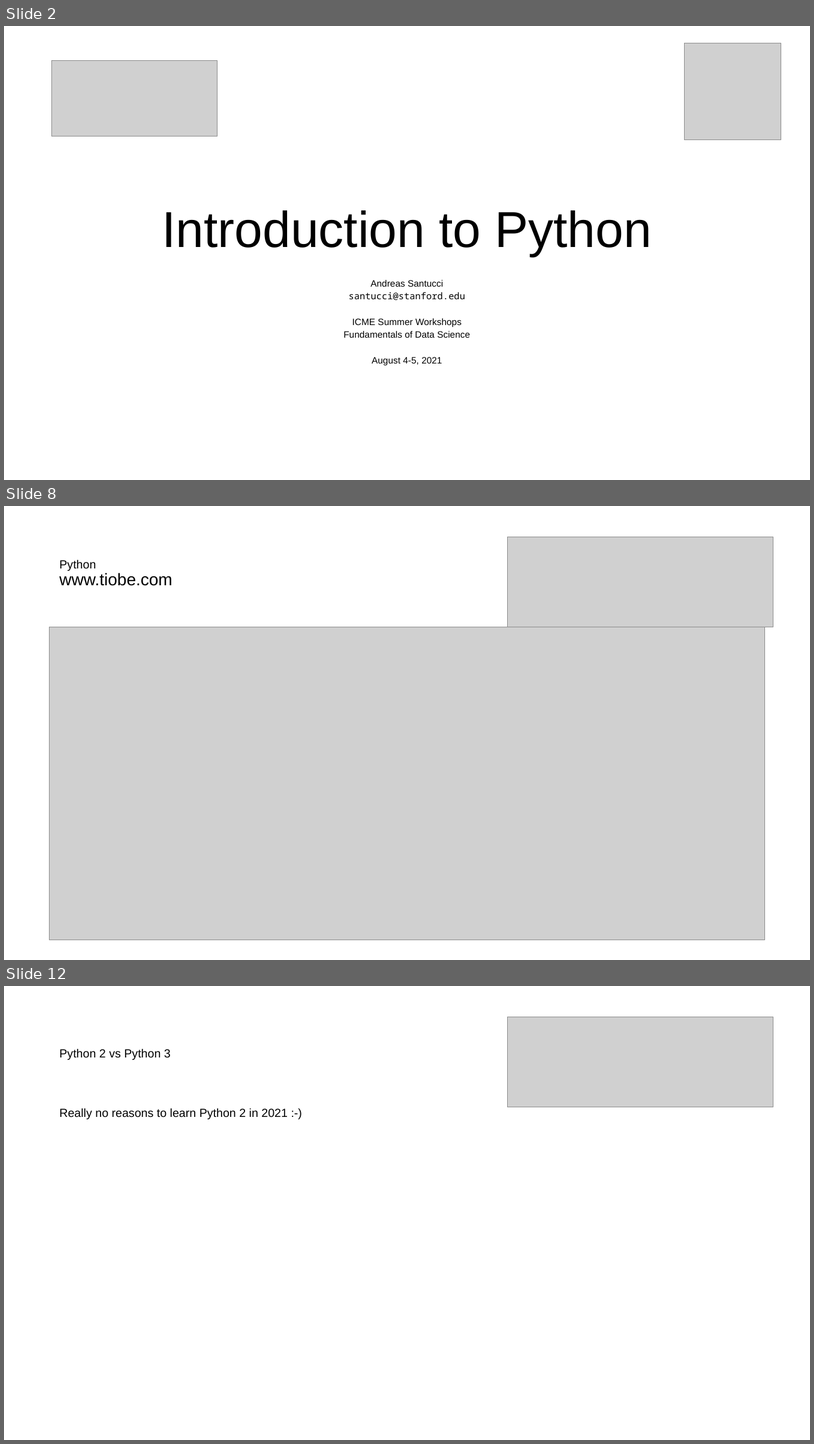
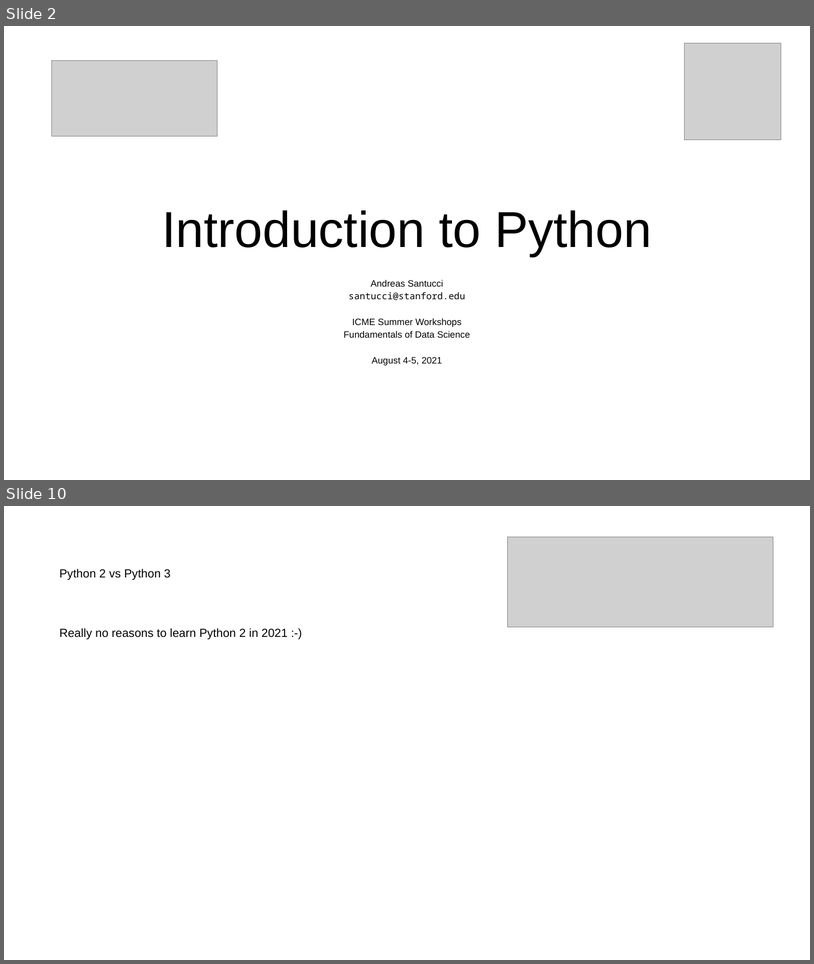
Before and after one commit to asantucci/Python-Workshop, a slide deck: slides.pptx. Shown one above the other, each under a label of ours: slides 2, 8 and 12 before the commit, slides 2 and 10 after it; the slides between them are not shown. The pictures are 814x1444 and 814x964 pixels, drawn with LibreOffice and Linux fonts; fonts in the diff are those of the drawing; grey boxes stand for pictures. Boxes give left, top, right and bottom in pixels: in the first picture for what was removed or moved away, otherwise in the second. Text is boxed around its words. In the diff, an @@ line names an element or a change of style, - is before the commit and + after.

```diff
--- a/slides.pptx
+++ b/slides.pptx
@@ slide 8 removed at (x1=4, y1=506, x2=810, y2=960), background #FFFFFF @@
@@ picture removed at (x1=508, y1=537, x2=773, y2=627) @@
@@ title removed at (x1=59, y1=559, x2=172, y2=586) @@
-Python
-www.tiobe.com
@@ picture removed at (x1=50, y1=627, x2=765, y2=940) @@
@@ what was slide 12 is now slide 10 @@
```
Also in this commit, not shown: 21 slides changed, 1 slide added, 2 other slides removed.
